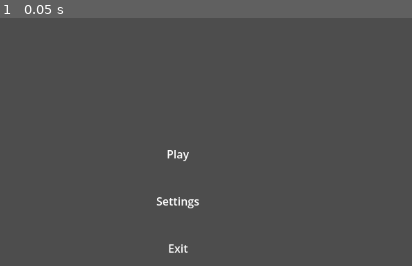
Above: before the commit, frame 1.
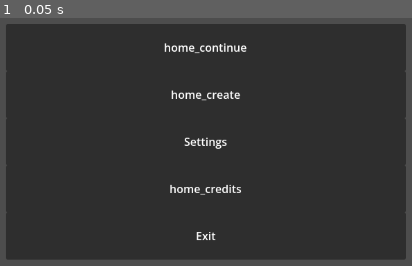
Above: after the commit, the same moment.

Repository: antonkc/global-game-jam-2026
Game: Godot game, scene res://scenes/game.tscn
Two runs of this game, one before a commit and one after it. Both use one fixed random seed, a clock stepped at 60 frames per second and the inputs below.
Inputs:
- Up to frame 1 (0.05 s): no input

The runs differ from the first frame. In frame 1, 92% of the frame differs, in the area x 1-99%, y 2-98%.

Commit message:
basic main menu

Diff:
--- a/project.godot
+++ b/project.godot
@@ -19,13 +19,47 @@
 
 buses/default_bus_layout="uid://beeki3m2s77m1"
 
+[input]
+
+option_1={
+"deadzone": 0.2,
+"events": [Object(InputEventKey,"resource_local_to_scene":false,"resource_name":"","device":-1,"window_id":0,"alt_pressed":false,"shift_pressed":false,"ctrl_pressed":false,"meta_pressed":false,"pressed":false,"keycode":0,"physical_keycode":49,"key_label":0,"unicode":49,"location":0,"echo":false,"script":null)
+]
+}
+option_2={
+"deadzone": 0.2,
+"events": [Object(InputEventKey,"resource_local_to_scene":false,"resource_name":"","device":-1,"window_id":0,"alt_pressed":false,"shift_pressed":false,"ctrl_pressed":false,"meta_pressed":false,"pressed":false,"keycode":0,"physical_keycode":50,"key_label":0,"unicode":50,"location":0,"echo":false,"script":null)
+]
+}
+option_3={
+"deadzone": 0.2,
+"events": [Object(InputEventKey,"resource_local_to_scene":false,"resource_name":"","device":-1,"window_id":0,"alt_pressed":false,"shift_pressed":false,"ctrl_pressed":false,"meta_pressed":false,"pressed":false,"keycode":0,"physical_keycode":51,"key_label":0,"unicode":51,"location":0,"echo":false,"script":null)
+]
+}
+option_4={
+"deadzone": 0.2,
+"events": [Object(InputEventKey,"resource_local_to_scene":false,"resource_name":"","device":-1,"window_id":0,"alt_pressed":false,"shift_pressed":false,"ctrl_pressed":false,"meta_pressed":false,"pressed":false,"keycode":0,"physical_keycode":52,"key_label":0,"unicode":52,"location":0,"echo":false,"script":null)
+]
+}
+option_5={
+"deadzone": 0.2,
+"events": [Object(InputEventKey,"resource_local_to_scene":false,"resource_name":"","device":-1,"window_id":0,"alt_pressed":false,"shift_pressed":false,"ctrl_pressed":false,"meta_pressed":false,"pressed":false,"keycode":0,"physical_keycode":53,"key_label":0,"unicode":53,"location":0,"echo":false,"script":null)
+]
+}
+option_6={
+"deadzone": 0.2,
+"events": [Object(InputEventKey,"resource_local_to_scene":false,"resource_name":"","device":-1,"window_id":0,"alt_pressed":false,"shift_pressed":false,"ctrl_pressed":false,"meta_pressed":false,"pressed":false,"keycode":0,"physical_keycode":54,"key_label":0,"unicode":54,"location":0,"echo":false,"script":null)
+]
+}
+click={
+"deadzone": 0.2,
+"events": [Object(InputEventMouseButton,"resource_local_to_scene":false,"resource_name":"","device":-1,"window_id":0,"alt_pressed":false,"shift_pressed":false,"ctrl_pressed":false,"meta_pressed":false,"button_mask":1,"position":Vector2(547, 22),"global_position":Vector2(556, 70),"factor":1.0,"button_index":1,"canceled":false,"pressed":true,"double_click":false,"script":null)
+]
+}
+
 [internationalization]
 
 locale/translations=PackedStringArray("res://assets/lang/en.po", "res://assets/lang/es-ES.po")
-
-[physics]
-
-3d/physics_engine="Jolt Physics"
 
 [rendering]
 
--- a/scenes/game.tscn
+++ b/scenes/game.tscn
@@ -10,9 +10,11 @@
 [node name="Game" type="Node2D" unique_id=742799620]
 script = ExtResource("1_uwrxv")
 
-[node name="GameMenu" parent="." unique_id=981705562 instance=ExtResource("2_iywne")]
+[node name="MainMenu" parent="." unique_id=981705562 instance=ExtResource("2_iywne")]
+top_level = true
+
+[node name="GameMenu" parent="." unique_id=358669565 instance=ExtResource("6_p57ef")]
 visible = false
-top_level = true
 
 [node name="Inventory" parent="." unique_id=1494187961 instance=ExtResource("3_p57ef")]
 visible = false
@@ -22,5 +24,3 @@
 
 [node name="Location" parent="." unique_id=1670313935 instance=ExtResource("5_gee14")]
 visible = false
-
-[node name="Menu" parent="." unique_id=358669565 instance=ExtResource("6_p57ef")]
--- /dev/null
+++ b/scenes/menus/focuser.tscn
@@ -0,0 +1,6 @@
+[gd_scene format=3 uid="uid://ckjrcryhv4kdl"]
+
+[ext_resource type="Script" uid="uid://btj51uq5vjhk0" path="res://scripts/utils/main_menu/set_focused.gd" id="1_p63pe"]
+
+[node name="Focuser" type="Node2D" unique_id=861303521]
+script = ExtResource("1_p63pe")
--- a/scenes/menus/game_menu.tscn
+++ b/scenes/menus/game_menu.tscn
@@ -1,54 +1,63 @@
 [gd_scene format=3 uid="uid://cj07nolh0qk1g"]
 
-[node name="Menu" type="Node2D" unique_id=981705562]
+[node name="GameMenu" type="Node2D" unique_id=981705562]
 
-[node name="Label" type="Label" parent="." unique_id=2102666651]
+[node name="panel" type="Panel" parent="." unique_id=541765457]
+offset_left = 278.0
+offset_top = 175.0
+offset_right = 855.3457
+offset_bottom = 499.0
+
+[node name="play" type="Label" parent="panel" unique_id=2102666651]
+layout_mode = 1
 anchors_preset = 8
 anchor_left = 0.5
 anchor_top = 0.5
 anchor_right = 0.5
 anchor_bottom = 0.5
-offset_left = 422.0
-offset_top = 307.0
-offset_right = 631.0
-offset_bottom = 375.0
+offset_left = -110.67285
+offset_top = -99.0
+offset_right = 98.32715
+offset_bottom = -31.0
 grow_horizontal = 2
 grow_vertical = 2
-text = "home_play"
+text = "menu_play"
 horizontal_alignment = 1
 vertical_alignment = 1
 autowrap_mode = 3
 
-[node name="Label2" type="Label" parent="." unique_id=896662242]
+[node name="settings" type="Label" parent="panel" unique_id=896662242]
+layout_mode = 1
 anchors_preset = 8
 anchor_left = 0.5
 anchor_top = 0.5
 anchor_right = 0.5
 anchor_bottom = 0.5
-offset_left = 422.0
-offset_top = 375.0
-offset_right = 631.0
-offset_bottom = 443.0
+offset_left = -110.67285
+offset_top = -31.0
+offset_right = 98.32715
+offset_bottom = 37.0
 grow_horizontal = 2
 grow_vertical = 2
-text = "home_settings"
+text = "menu_settings"
 horizontal_alignment = 1
 vertical_alignment = 1
 autowrap_mode = 3
 
-[node name="Label3" type="Label" parent="." unique_id=1211690656]
+[node name="quit" type="Label" parent="panel" unique_id=1211690656]
+layout_mode = 1
 anchors_preset = 8
 anchor_left = 0.5
 anchor_top = 0.5
 anchor_right = 0.5
 anchor_bottom = 0.5
-offset_left = 422.0
-offset_top = 443.0
-offset_right = 631.0
-offset_bottom = 511.0
+offset_left = -110.67285
+offset_top = 37.0
+offset_right = 98.32715
+offset_bottom = 105.0
 grow_horizontal = 2
 grow_vertical = 2
-text = "home_quit"
+text = "menu_quit"
 horizontal_alignment = 1
 vertical_alignment = 1
 autowrap_mode = 3
--- a/scenes/menus/main_menu.tscn
+++ b/scenes/menus/main_menu.tscn
@@ -1,45 +1,120 @@
 [gd_scene format=3 uid="uid://dqef6kplukcj8"]
 
-[node name="Menu" type="Node2D" unique_id=981705562]
+[ext_resource type="Script" uid="uid://dskc2g8uponn5" path="res://scripts/ui/main_menu.gd" id="1_ovrgc"]
+[ext_resource type="Script" uid="uid://c6ptd84s485iw" path="res://scripts/utils/main_menu/butt_quit.gd" id="1_xqga4"]
+[ext_resource type="Script" uid="uid://bf8bnspe240bp" path="res://scripts/utils/main_menu/butt_credits.gd" id="2_2o76q"]
+[ext_resource type="Script" uid="uid://cuupeug1ef1lt" path="res://scripts/utils/main_menu/butt_back.gd" id="4_6bivr"]
 
-[node name="panel" type="Panel" parent="." unique_id=1434525141]
+[node name="MainMenu" type="Node2D" unique_id=981705562]
+script = ExtResource("1_ovrgc")
+
+[node name="main" type="Node2D" parent="." unique_id=420553248]
+
+[node name="butt_continue" type="Panel" parent="main" unique_id=1668781396]
 offset_left = 278.0
-offset_top = 175.0
-offset_right = 855.3457
-offset_bottom = 499.0
+offset_top = 153.0
+offset_right = 855.0
+offset_bottom = 221.0
 
-[node name="button" type="Panel" parent="panel" unique_id=229037226]
+[node name="label" type="Label" parent="main/butt_continue" unique_id=1831189119]
 layout_mode = 0
-offset_top = 54.0
 offset_right = 577.0
-offset_bottom = 122.0
-
-[node name="play" type="Label" parent="panel" unique_id=2102666651]
-layout_mode = 0
-offset_top = 54.0
-offset_right = 577.0
-offset_bottom = 122.0
-text = "menu_play"
+offset_bottom = 68.0
+text = "home_continue"
 horizontal_alignment = 1
 vertical_alignment = 1
 autowrap_mode = 3
 
-[node name="settings" type="Label" parent="panel" unique_id=896662242]
+[node name="butt_create" type="Panel" parent="main" unique_id=1496993343]
+offset_left = 278.0
+offset_top = 221.0
+offset_right = 855.0
+offset_bottom = 289.0
+
+[node name="label" type="Label" parent="main/butt_create" unique_id=1714238478]
 layout_mode = 0
-offset_top = 122.0
 offset_right = 577.0
-offset_bottom = 190.0
-text = "menu_settings"
+offset_bottom = 68.0
+text = "home_create"
 horizontal_alignment = 1
 vertical_alignment = 1
 autowrap_mode = 3
 
-[node name="quit" type="Label" parent="panel" unique_id=1211690656]
+[node name="butt_settings" type="Panel" parent="main" unique_id=1049395778]
+offset_left = 278.0
+offset_top = 289.0
+offset_right = 855.0
+offset_bottom = 357.0
+
+[node name="label" type="Label" parent="main/butt_settings" unique_id=906258512]
 layout_mode = 0
-offset_top = 190.0
 offset_right = 577.0
-offset_bottom = 258.0
-text = "menu_quit"
+offset_bottom = 68.0
+text = "home_settings"
 horizontal_alignment = 1
 vertical_alignment = 1
 autowrap_mode = 3
+
+[node name="butt_credits" type="Panel" parent="main" unique_id=1802138319]
+offset_left = 278.0
+offset_top = 357.0
+offset_right = 855.0
+offset_bottom = 425.0
+script = ExtResource("2_2o76q")
+input_names = Array[String](["option_4"])
+is_input_focused = true
+
+[node name="label" type="Label" parent="main/butt_credits" unique_id=1021251733]
+layout_mode = 0
+offset_right = 577.0
+offset_bottom = 68.0
+text = "home_credits"
+horizontal_alignment = 1
+vertical_alignment = 1
+autowrap_mode = 3
+
+[node name="butt_quit" type="Panel" parent="main" unique_id=535928728]
+offset_left = 278.0
+offset_top = 425.0
+offset_right = 855.0
+offset_bottom = 493.0
+script = ExtResource("1_xqga4")
+input_names = Array[String](["option_5"])
+is_input_focused = true
+
+[node name="label" type="Label" parent="main/butt_quit" unique_id=184995050]
+layout_mode = 0
+offset_right = 577.0
+offset_bottom = 68.0
+text = "home_quit"
+horizontal_alignment = 1
+vertical_alignment = 1
+autowrap_mode = 3
+
+[node name="credits" type="Node2D" parent="." unique_id=665198567]
+visible = false
+
+[node name="butt_back" type="Panel" parent="credits" unique_id=133150650]
+offset_left = 278.0
+offset_top = 562.0
+offset_right = 855.0
+offset_bottom = 630.0
+script = ExtResource("4_6bivr")
+input_names = Array[String](["option_1", "ui_close_dialog"])
+is_input_focused = true
+
+[node name="label" type="Label" parent="credits/butt_back" unique_id=1202113345]
+layout_mode = 0
+offset_right = 577.0
+offset_bottom = 68.0
+text = "home_back"
+horizontal_alignment = 1
+vertical_alignment = 1
+autowrap_mode = 3
+
+[connection signal="mouse_entered" from="main/butt_credits" to="main/butt_credits" method="_on_mouse_entered"]
+[connection signal="mouse_exited" from="main/butt_credits" to="main/butt_credits" method="_on_mouse_exited"]
+[connection signal="mouse_entered" from="main/butt_quit" to="main/butt_quit" method="_on_mouse_entered"]
+[connection signal="mouse_exited" from="main/butt_quit" to="main/butt_quit" method="_on_mouse_exited"]
+[connection signal="mouse_entered" from="credits/butt_back" to="credits/butt_back" method="_on_mouse_entered"]
+[connection signal="mouse_exited" from="credits/butt_back" to="credits/butt_back" method="_on_mouse_exited"]
--- /dev/null
+++ b/scripts/ui/main_menu.gd
@@ -0,0 +1,11 @@
+extends Node
+
+
+# Called when the node enters the scene tree for the first time.
+func _ready() -> void:
+	pass # Replace with function body.
+
+
+# Called every frame. 'delta' is the elapsed time since the previous frame.
+func _process(delta: float) -> void:
+	pass
--- /dev/null
+++ b/scripts/utils/main_menu/butt_back.gd
@@ -0,0 +1,29 @@
+extends Node
+
+@onready var main: Node2D = $"../../main"
+@onready var credits: Node2D = $"../../credits"
+
+@export var input_names: Array[String] = []
+@export var is_input_focused: bool = false
+var mouse_on: bool = false
+
+func action()->void:
+	main.show()
+	FocusHelper.set_focused(main, true)
+	credits.hide()
+	FocusHelper.set_focused(credits, false)
+
+func _input(event: InputEvent) -> void:
+	if !is_input_focused:
+		return
+	if event is InputEventMouseButton && mouse_on && event.is_action_released("click", true):
+		action()
+	for input_name in input_names:
+		if event.is_action(input_name, true):
+			action()
+
+func _on_mouse_entered():
+	mouse_on = true
+
+func _on_mouse_exited():
+	mouse_on = false
--- /dev/null
+++ b/scripts/utils/main_menu/butt_credits.gd
@@ -0,0 +1,29 @@
+extends Node
+
+@onready var main: Node2D = $"../../main"
+@onready var credits: Node2D = $"../../credits"
+
+@export var input_names: Array[String] = []
+@export var is_input_focused: bool = false
+var mouse_on: bool = false
+
+func action()->void:
+	main.hide()
+	FocusHelper.set_focused(main, false)
+	credits.show()
+	FocusHelper.set_focused(credits, true)
+
+func _input(event: InputEvent) -> void:
+	if !is_input_focused:
+		return
+	if event is InputEventMouseButton && mouse_on && event.is_action_released("click", true):
+		action()
+	for input_name in input_names:
+		if event.is_action(input_name, true):
+			action()
+
+func _on_mouse_entered():
+	mouse_on = true
+
+func _on_mouse_exited():
+	mouse_on = false
--- /dev/null
+++ b/scripts/utils/main_menu/butt_quit.gd
@@ -0,0 +1,23 @@
+extends Panel
+
+@export var input_names: Array[String] = []
+@export var is_input_focused: bool = false
+var mouse_on: bool = false
+
+func action()-> void:
+	get_tree().quit(0)
+
+func _input(event: InputEvent) -> void:
+	if !is_input_focused:
+		return
+	if event is InputEventMouseButton && mouse_on && event.is_action_released("click", true):
+		action()
+	for input_name in input_names:
+		if event.is_action(input_name, true):
+			action()
+
+func _on_mouse_entered():
+	mouse_on = true
+
+func _on_mouse_exited():
+	mouse_on = false
--- /dev/null
+++ b/scripts/utils/main_menu/set_focused.gd
@@ -0,0 +1,11 @@
+extends Node
+class_name FocusHelper
+
+static func set_focused(node: Node, focused: bool)->void:
+	var buttons: Array[Node] = node.find_children("butt_*", "Panel", true)
+
+	for butt in buttons:
+		if "is_input_focused" in butt:
+			butt.is_input_focused = focused
+			butt.set_process_input(focused)
+			butt.set_process(focused)
Not shown, added: scripts/ui/main_menu.gd.uid
Not shown, added: scripts/utils/main_menu/butt_back.gd.uid
Not shown, added: scripts/utils/main_menu/butt_credits.gd.uid
Not shown, added: scripts/utils/main_menu/butt_quit.gd.uid
Not shown, added: scripts/utils/main_menu/set_focused.gd.uid
